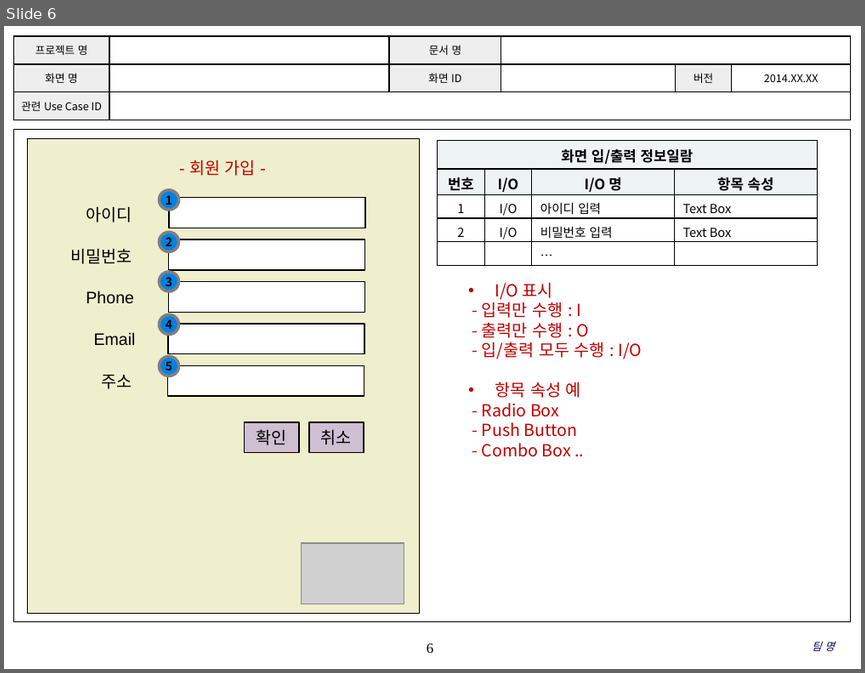
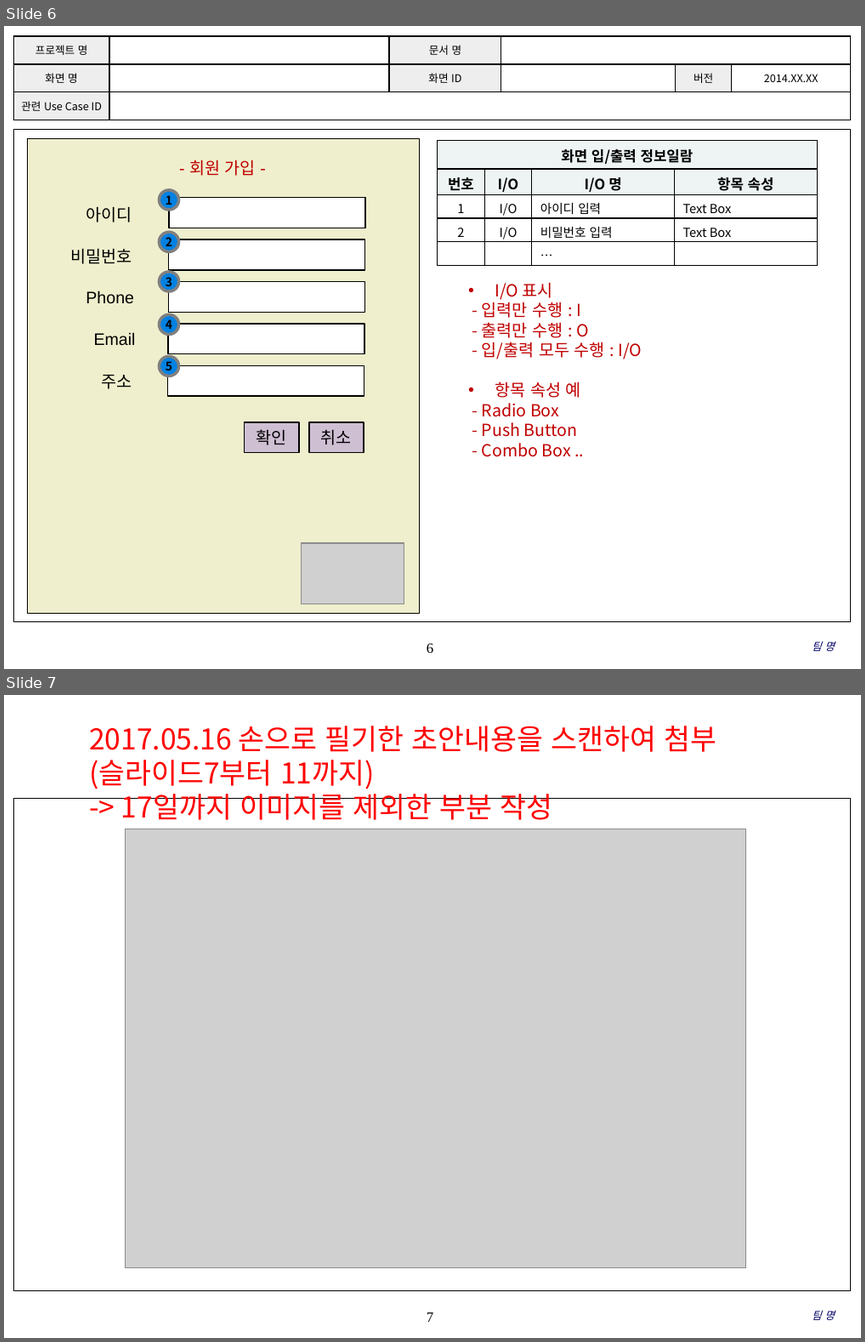
Before and after one commit to coskdms/SE2017_10_TenoutofTen, a slide deck: doc/3_ 설계서/UI Design Template.pptx. Shown one above the other, each under a label of ours: slide 6 before the commit, slides 6 and 7 after it. The pictures are 865x673 and 865x1342 pixels, drawn with LibreOffice and Linux fonts; fonts in the diff are those of the drawing; grey boxes stand for pictures; background and template pictures are left out. Boxes give left, top, right and bottom in pixels: in the first picture for what was removed or moved away, otherwise in the second. Text is boxed around its words. In the diff, an @@ line names an element or a change of style, - is before the commit and + after.

Commit message:
#855 새기능 신규 보통 2017.05.16 UI 디자인 설계서 초안을 작성하였습니다. 회의하면서 필기한 것을 스캔하여 첨부하였습니다. 이를 참고하여 작성할 계획입니다.

```diff
--- a/doc/3_ 설계서/UI Design Template.pptx
+++ b/doc/3_ 설계서/UI Design Template.pptx
@@ slide 7 added at (4,695,861,1338), background #FFFFFF; not listed: 2 template elements that a slide beside it also shows @@
@@ text added at (89,726,717,820), 24 pt, text #FF0000 @@
+2017.05.16 손으로 필기한 초안내용을 스캔하여 첨부
+(슬라이드7부터 11까지)
+-> 17일까지 이미지를 제외한 부분 작성
@@ picture added at (126,828,746,1267) @@
@@ text added at (812,1310,834,1320), 9 pt, text #000066, italic @@
+팀 명
```
Also in this commit, not shown: 2 slides changed, 4 other slides added.
